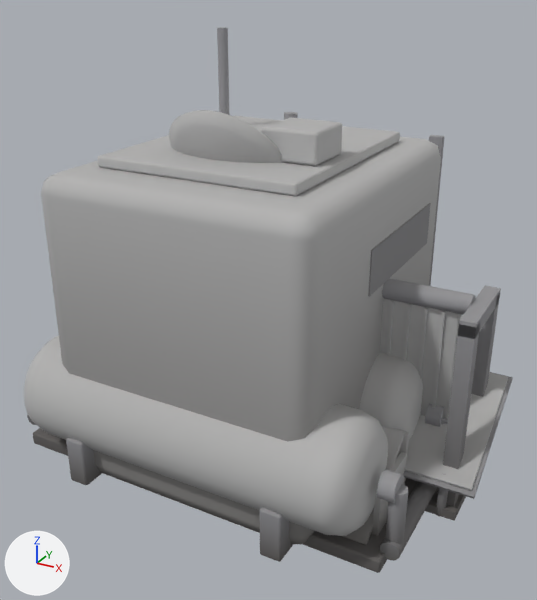
Two versions of the glTF model data/models/buildings/multihex/lunar-equipment.glb, one commit apart.
Before and after are seen from a camera (50 mm lens) standing at (19.3, -34.2, 25.8) and looking at (0.9, -0.7, 9.0). Lighting does not change. The marker at lower left points along +X, +Y and +Z. The first picture is the older version. Objects named as collision shapes, trigger or cutter boxes, shadow casters or lower levels of detail are left out. Where no turn or scale is listed for an object, it has been applied to the vertices.

Names of what the first picture shows: 'antenna-lod0', 'pylon-lod0', 'radiator-lod0', 'skylight-lod0', 'solar-lod0', 'tanks-lod0'.
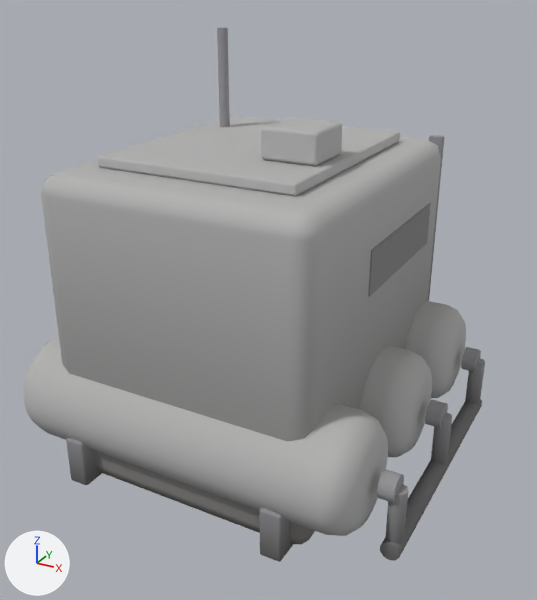
Where the change shows, as pixel boxes [x1, y1, x2, y2] in the pictures (537 x 600 px):
'radiator-lod0', deleted
    before: [380, 278, 501, 521]
    faces in mat_steel (its picture is missing): [382, 278, 501, 521]
    faces in mat_paint (its picture is missing): [380, 299, 461, 419]
'solar-lod0', deleted
    before: [403, 372, 513, 517]
    faces in mat_cells (its picture is missing): [405, 372, 508, 491]
    faces in mat_steel (its picture is missing): [403, 372, 513, 517]
'antenna-lod0', deleted
    before: [169, 110, 298, 163]
    faces in mat_paint (its picture is missing): [169, 110, 282, 163]
'skylight-lod0', deleted (mostly hidden)
    before: [27, 415, 418, 573]
    faces in mat_steel (its picture is missing): [27, 415, 418, 573]
    faces in mat_glass (its picture is missing): [342, 426, 406, 545]
    faces in mat_paint (its picture is missing): [372, 428, 409, 536]

Patch to the scene script:
```diff
--- a/data/models/buildings/multihex/lunar-equipment.glb.py
+++ b/data/models/buildings/multihex/lunar-equipment.glb.py
@@ ob_radiator_lod0 @@
-ob_radiator_lod0 = bpy.data.objects.new('radiator-lod0', me_radiator_lod0)
-ob_radiator_lod0.location = (0.0, 0.0, 0.0)
@@ ob_antenna_lod0 @@
-ob_antenna_lod0 = bpy.data.objects.new('antenna-lod0', me_antenna_lod0)
-ob_antenna_lod0.location = (0.0, 0.0, 0.0)
@@ ob_solar_lod0 @@
-ob_solar_lod0 = bpy.data.objects.new('solar-lod0', me_solar_lod0)
-ob_solar_lod0.location = (0.0, 0.0, 0.0)
@@ ob_skylight_lod0 @@
-ob_skylight_lod0 = bpy.data.objects.new('skylight-lod0', me_skylight_lod0)
-ob_skylight_lod0.location = (0.0, 0.0, 0.0)
```
